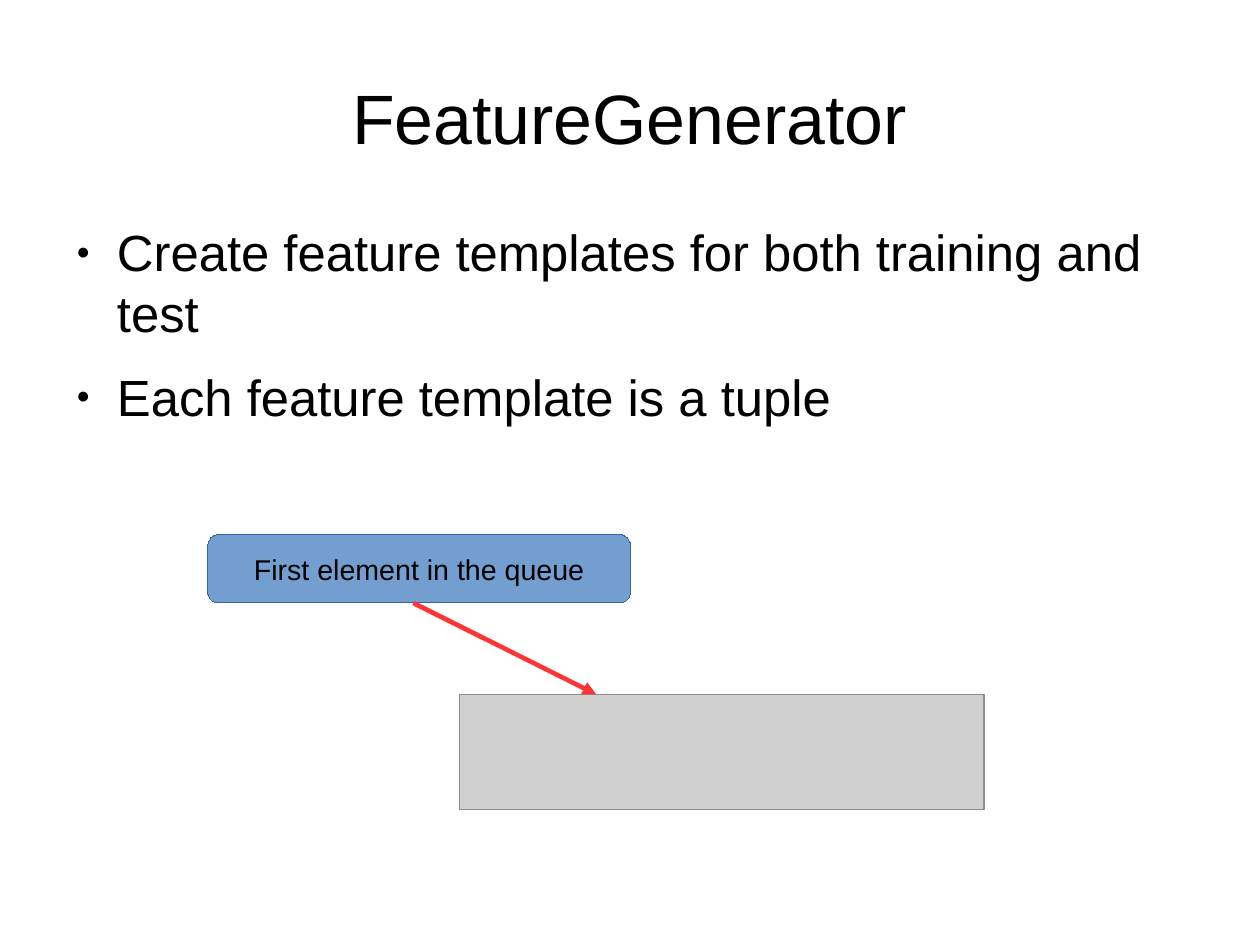
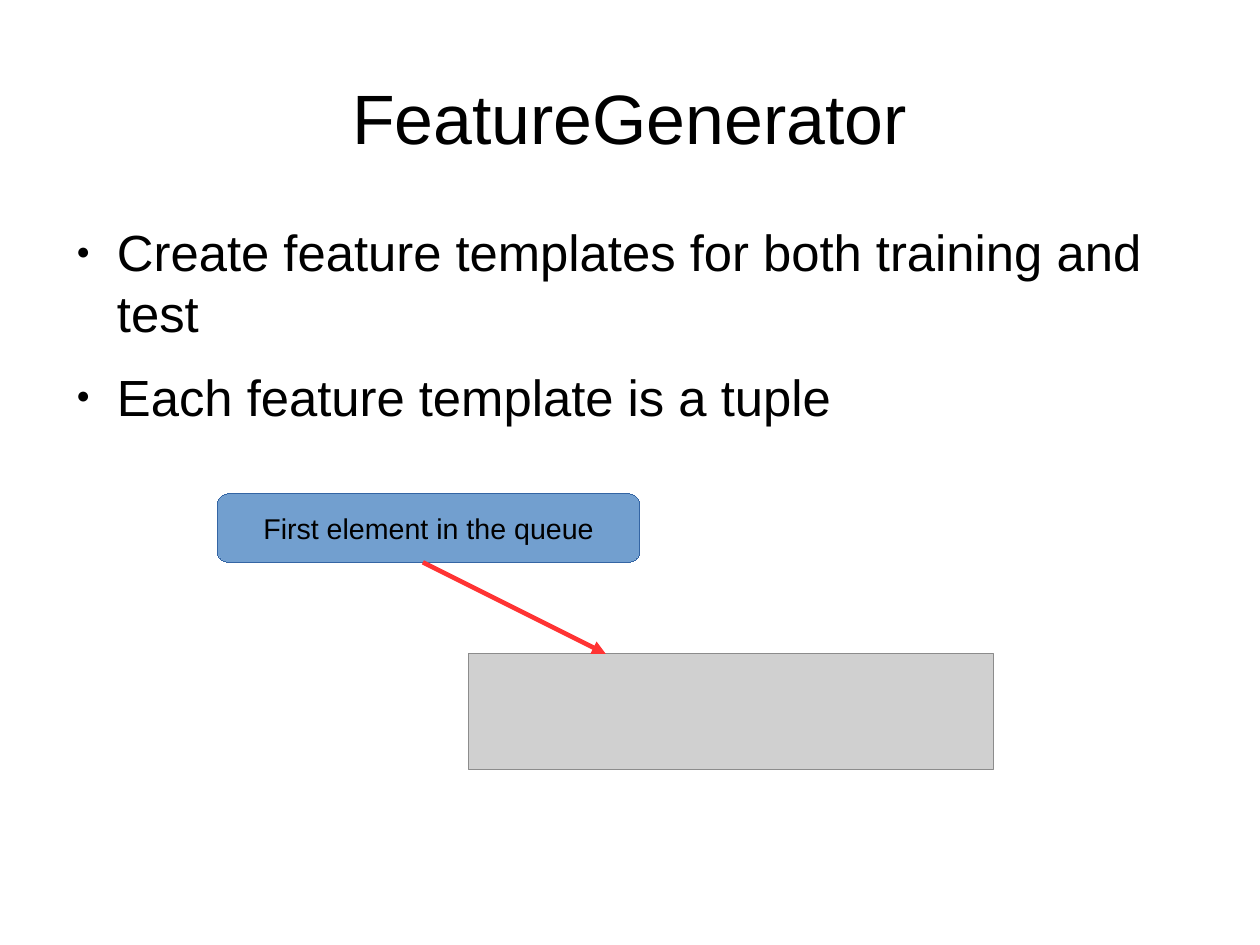
Before and after one commit to jiyfeng/RSTParser, a slide deck: slide 9 of doc/intro.odp (slide 8 before the commit). Drawn at 1260x945 pixels with LibreOffice and Linux fonts; fonts in the diff are those of the drawing; grey boxes stand for pictures. Boxes give left, top, right and bottom in pixels: in the first picture for what was removed or moved away, otherwise in the second. Text is boxed around its words. In the diff, an @@ line names an element or a change of style, - is before the commit and + after.

```diff
--- a/doc/intro.odp
+++ b/doc/intro.odp
@@ 1 picture, 1 rounded rectangle, 1 arrow: place and size @@
-1 picture, 1 rounded rectangle, 1 arrow at bbox=[208, 535, 984, 811]
+1 picture, 1 rounded rectangle, 1 arrow at bbox=[217, 494, 994, 769]
```
Also in this commit, not shown: 3 other slides changed, 4 slides added, 3 slides removed, 3 other files.
